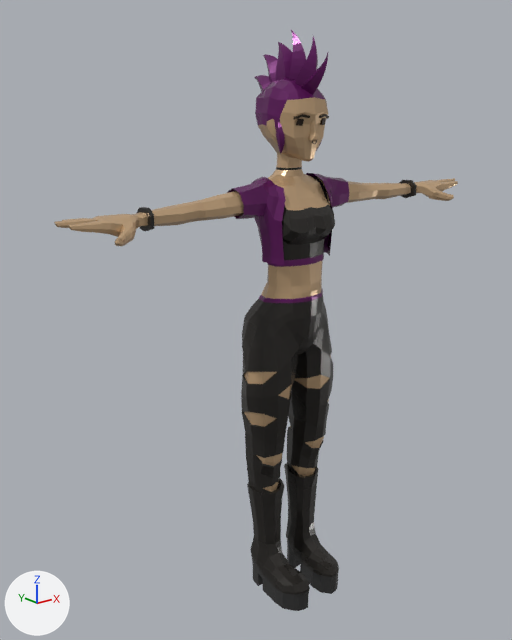
Two versions of the glTF model public/models/characters/f_punk.glb, one commit apart.
Camera for both pictures: a camera (50 mm lens) standing at (-1.544, -1.811, 1.759) and looking at (-0.082, 0.017, 1.028). The lights are fixed; the arrows at lower left show +X, +Y and +Z. The picture after the commit comes second. Where no turn or scale is listed for an object, it has been applied to the vertices. Vertices at exactly the same position are counted once.

Names of what the first picture shows: 'Punk_Body', 'Punk_Feet', 'Punk_Head', 'Punk_Legs'.
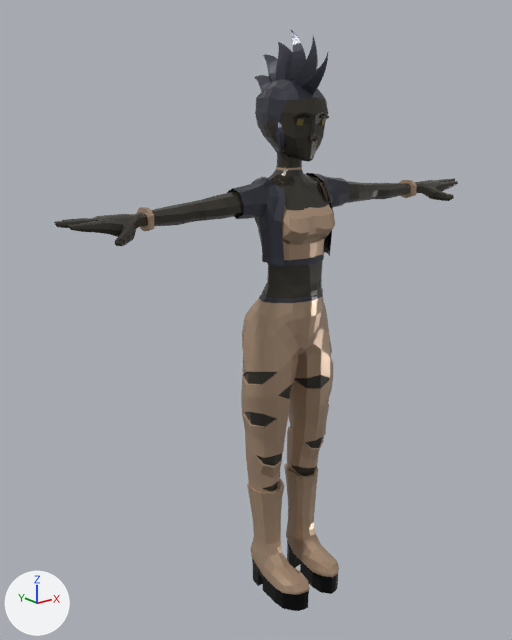
The newer file is also rescaled (x0.01), turned or shifted as a whole; pictures and numbers use the older file's frame.

Location of each change, [x1, y1, x2, y2] in pixels of the pictures (512 x 640 px; the box of a moved part takes in the faces that stretch with it):
part 1 of me_punk_body, moved or reshaped: [399, 180, 416, 198] in both
part 2 of me_punk_body, recoloured (beige to black): [54, 169, 458, 299] in both
part 3 of me_punk_body, recoloured: [227, 173, 349, 303] in both
part 4 of me_punk_body, recoloured: [137, 176, 417, 260] in both
part 5 of me_punk_feet, moved or reshaped: [271, 593, 309, 611] in both
part 6 of me_punk_feet, recoloured (dark grey to brown): [247, 463, 339, 595] in both
part 7 of me_punk_feet, recoloured: [252, 541, 338, 598] in both
part 8 of me_punk_head, recoloured (beige to black): [258, 97, 328, 168] in both
part 9 of me_punk_head, recoloured: [255, 33, 328, 153] in both
part 10 of me_punk_head, recoloured: [276, 141, 317, 170] in both
part 11 of me_punk_head, recoloured: [293, 114, 329, 120] in both
part 12 of me_punk_head, recoloured: [296, 118, 326, 126] in both
part 13 of me_punk_legs, recoloured: [244, 355, 331, 492] in both
part 14 of me_punk_legs, recoloured (dark grey to brown): [241, 294, 333, 493] in both

Patch to the scene script:
```diff
--- a/public/models/characters/f_punk.glb.py
+++ b/public/models/characters/f_punk.glb.py
@@ mat_palettematerial001 @@
+mat_palettematerial001 = principled_material('PaletteMaterial001')
+mat_palettematerial001.texture = img_palettebasecolor
+mat_palettematerial001.metallic = 0.4
+mat_palettematerial001.roughness = 0.272
@@ me_punk_body @@
 me_punk_body.from_pydata(...)  # 1592 vertices, 3118 faces; spans x -0.82..0.82, y -0.19..0.02, z 1.12..1.54
+# me_punk_body part 1: 6 of 1592 vertices moved; they spanned x 0.55..0.56, y -0.1..-0.04, z 1.4..1.47 and now span x 0.55..0.56, y -0.1..-0.04, z 1.4..1.47; mean shift (0.0, 0.0, 0.0); largest move (0.55, -0.06, 1.47) -> (0.56, -0.08, 1.41)
+# me_punk_body part 2: 2398 faces spanning x -0.82..0.82, y -0.19..0.01, z 1.13..1.54 switch from mat_skin (beige #cead86) to mat_palettematerial001 (picture img_palettebasecolor)
+# me_punk_body part 3: 456 faces spanning x -0.23..0.23, y -0.17..0.02, z 1.12..1.52 switch from mat_pink (dark purple #681d65) to mat_palettematerial001 (picture img_palettebasecolor)
+# me_punk_body part 4: 210 faces spanning x -0.56..0.56, y -0.19..0.02, z 1.26..1.51 switch from mat_black (dark grey #312e2b) to mat_palettematerial001 (picture img_palettebasecolor)
@@ me_punk_feet @@
 me_punk_feet.from_pydata(...)  # 364 vertices, 720 faces; spans x -0.15..0.15, y -0.259..0.027, z 0.002..0.429
-me_punk_feet.vertices[270].co = (-0.031, -0.179, 0.002)
-me_punk_feet.vertices[272].co = (-0.105, -0.173, 0.002)
-me_punk_feet.vertices[273].co = (-0.135, -0.161, 0.002)  # pixel (275, 602)
-me_punk_feet.vertices[274].co = (-0.133, -0.2, 0.002)  # pixel (282, 608)
-me_punk_feet.vertices[275].co = (-0.104, -0.213, 0.002)
-me_punk_feet.vertices[276].co = (-0.063, -0.223, 0.002)
-me_punk_feet.vertices[277].co = (-0.11, -0.236, 0.002)  # pixel (293, 610)
-me_punk_feet.vertices[278].co = (-0.098, -0.246, 0.002)  # pixel (298, 610)
-me_punk_feet.vertices[279].co = (-0.08, -0.253, 0.002)  # pixel (303, 609)
+# me_punk_feet part 5
+me_punk_feet.vertices[270].co = (-0.105, -0.173, 0.002)
+me_punk_feet.vertices[272].co = (-0.031, -0.179, 0.002)
+me_punk_feet.vertices[273].co = (-0.104, -0.213, 0.002)
+me_punk_feet.vertices[274].co = (-0.063, -0.223, 0.002)
+me_punk_feet.vertices[275].co = (-0.133, -0.2, 0.002)  # pixel (282, 608)
+me_punk_feet.vertices[276].co = (-0.135, -0.161, 0.002)  # pixel (275, 602)
+me_punk_feet.vertices[277].co = (-0.08, -0.253, 0.002)  # pixel (303, 609)
+me_punk_feet.vertices[278].co = (-0.11, -0.236, 0.002)  # pixel (293, 610)
+me_punk_feet.vertices[279].co = (-0.098, -0.246, 0.002)  # pixel (298, 610)
+# me_punk_feet part 6: 470 faces spanning x -0.15..0.15, y -0.259..0.027, z 0.065..0.429 switch from mat_black (dark grey #312e2b) to mat_palettematerial001 (picture img_palettebasecolor)
+# me_punk_feet part 7: 220 faces spanning x -0.135..0.135, y -0.258..0.017, z 0.002..0.105 switch from mat_grey (dark grey #3f3f3f) to mat_palettematerial001 (picture img_palettebasecolor)
@@ me_punk_head @@
-me_punk_head.from_pydata(...)  # 757 vertices, 1386 faces; spans x -0.11..0.11, y -0.218..0.124, z 1.539..1.96
+me_punk_head.from_pydata(...)  # 733 vertices, 1354 faces; spans x -0.11..0.11, y -0.218..0.124, z 1.539..1.96
+# me_punk_head part 8: 378 faces spanning x -0.11..0.11, y -0.177..0.046, z 1.547..1.761 switch from mat_skin (beige #cead86) to mat_palettematerial001 (picture img_palettebasecolor)
+# me_punk_head part 9: 728 faces spanning x -0.097..0.097, y -0.218..0.124, z 1.59..1.949 switch from mat_pink (dark purple #681d65) to mat_palettematerial001 (picture img_palettebasecolor)
+# me_punk_head part 10: 160 faces spanning x -0.038..0.037, y -0.17..-0.013, z 1.539..1.64 switch from mat_black (dark grey #312e2b) to mat_palettematerial001 (picture img_palettebasecolor)
+# me_punk_head part 11: 40 faces spanning x -0.072..0.072, y -0.171..-0.143, z 1.697..1.714 switch from mat_hair_brown (brown #3e3429) to mat_palettematerial001 (picture img_palettebasecolor)
+# me_punk_head part 12: 24 faces spanning x -0.06..0.06, y -0.16..-0.132, z 1.678..1.703 switch from mat_brown (brown #31251c) to mat_palettematerial001 (picture img_palettebasecolor)
+# edits to the shape of me_punk_head do not show in these pictures
@@ me_punk_legs @@
 me_punk_legs.from_pydata(...)  # 375 vertices, 732 faces; spans x -0.188..0.188, y -0.173..0.059, z 0.372..1.125
+# me_punk_legs part 13: 70 faces spanning x -0.18..0.18, y -0.152..-0.002, z 0.414..0.894 switch from mat_skin (beige #cead86) to mat_palettematerial001 (picture img_palettebasecolor)
+# me_punk_legs part 14: 662 faces spanning x -0.188..0.188, y -0.173..0.059, z 0.372..1.125 switch from mat_black (dark grey #312e2b) to mat_palettematerial001 (picture img_palettebasecolor)
```
